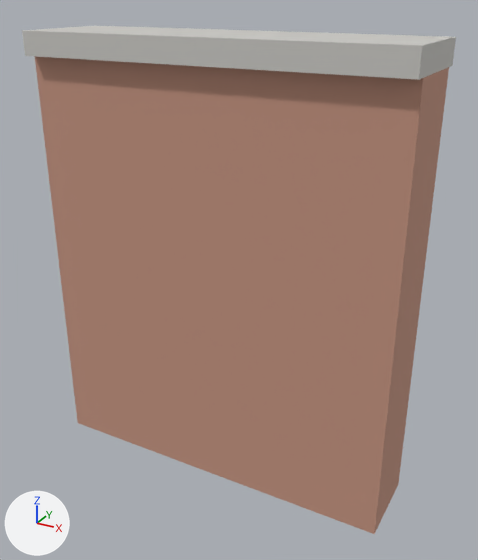
Before and after pictures for a commit that changed the glTF model modules/assets/internal/models/boundary/boundary.brick_wall.h1200.glb.
Both versions are drawn from a 50 mm lens placed at (0.825, -1.426, 1.294), pointed at (0.036, 0.008, 0.577). Every picture has the same lights, and +X, +Y and +Z are marked at lower left. The first picture is the older version.

Objects in the first picture: 'main__brick', 'main__concrete'.
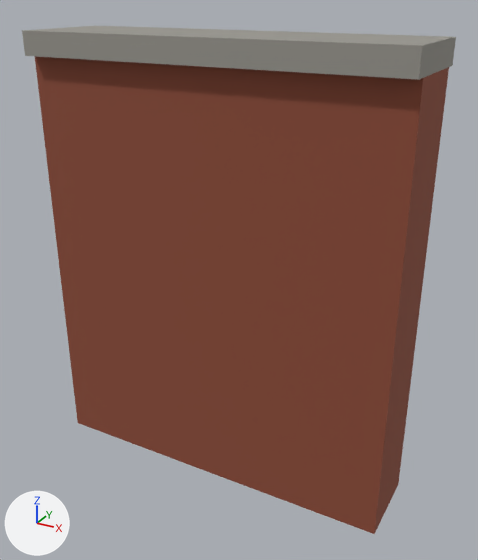
Changed parts and their boxes [x1, y1, x2, y2] in the pictures (478 x 560 px):
'main__brick', recoloured (beige to brown): [35, 56, 449, 534] in both
'main__concrete', recoloured (light grey to grey): [22, 26, 456, 80] in both

The change, as a diff of the scene's bpy script:
```diff
--- a/modules/assets/internal/models/boundary/boundary.brick_wall.h1200.glb.py
+++ b/modules/assets/internal/models/boundary/boundary.brick_wall.h1200.glb.py
@@ mat_brick @@
 mat_brick = principled_material('brick')
-mat_brick.base_color = (0.56, 0.3, 0.22)  # beige #c59581
+mat_brick.base_color = (0.274, 0.0732, 0.0397)  # brown #8f4c38
 mat_brick.roughness = 0.9
@@ mat_concrete @@
 mat_concrete = principled_material('concrete')
-mat_concrete.base_color = (0.6, 0.59, 0.56)  # light grey #cbcac5
+mat_concrete.base_color = (0.319, 0.307, 0.274)  # grey #99968f
 mat_concrete.roughness = 0.9
```
